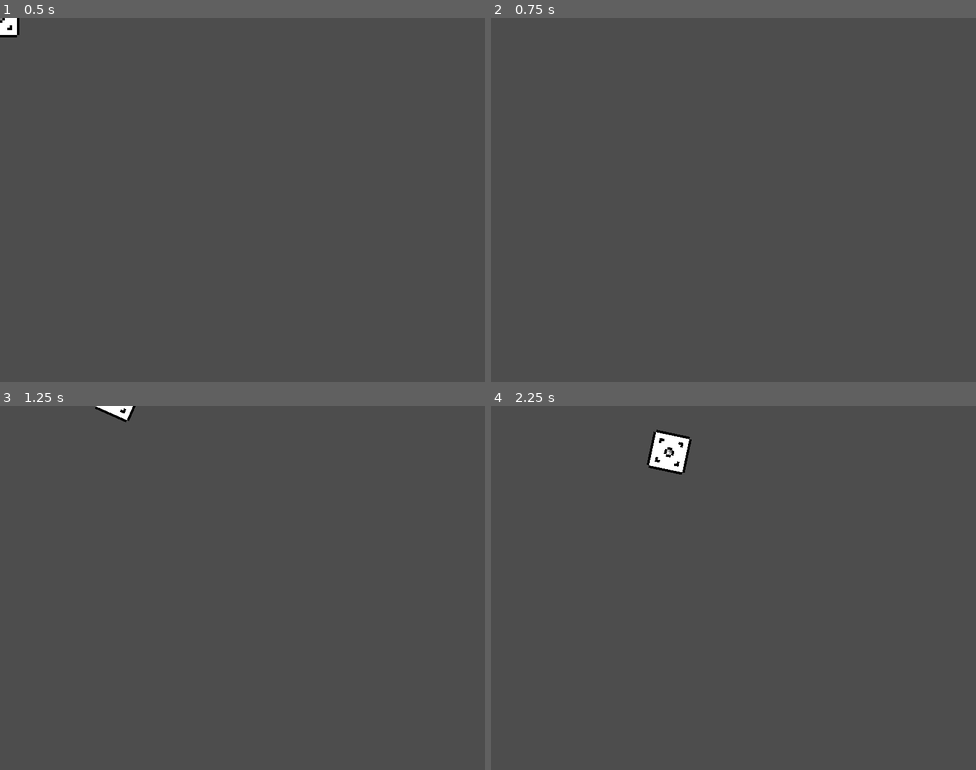
Above: before the commit, frames 1-4 (two rows, left to right).
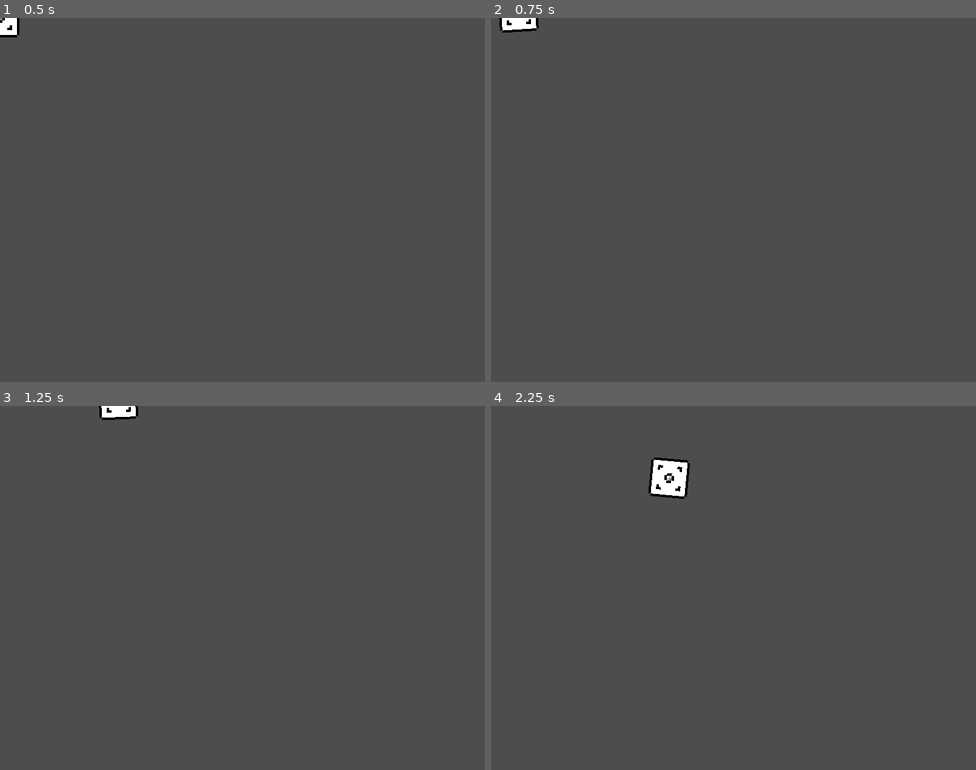
Above: after the commit, the same moments.

Repository: Disuppyr/Brackeys2025.2
Game: Godot game, scene res://nodes/entities/player.tscn
The game is run twice, just before and just after one commit, with the same random seed, the same clock (stepped at 60 frames per second) and the same inputs. This scene is started directly instead of the project's main scene.
Inputs:
- Up to frame 1 (0.5 s): no input
- Up to frame 2 (0.75 s): tap Enter at 0.5 s; hold D (move_right) from 0.53 s (still down); hold E (interact) from 0.53 s (still down)
- Up to frame 3 (1.25 s): keep holding D (move_right); keep holding E (interact)
- Up to frame 4 (2.25 s): release D (move_right) at 1.28 s; release E (interact) at 1.28 s; hold S (move_down) 1.28-2.03 s; tap E (interact) at 1.35 s; hold D (move_right) from 2.03 s (still down); hold E (interact) from 2.03 s (still down)

Frame 1 is identical in both runs. In frame 2, 0.3% of the frame differs, in the area x 1-10%, y 0-5%; in frame 3, 0.2%; in frame 4, 1.3%, in the area x 32-42%, y 6-26%.

Commit message:
defaults change
+modified the default values of the character movement

Diff:
--- a/scenes/test_scene.tscn
+++ b/scenes/test_scene.tscn
@@ -19,7 +19,3 @@
 position = Vector2(148, 182)
 
 [node name="CharacterBody2D" parent="." instance=ExtResource("3_7ddre")]
-hop_force = 150.0
-hop_gravity = 1000.0
-hop_cooldown = 0.1
-hop_rotation_speed = 30.0
--- a/scripts/player_controller.gd
+++ b/scripts/player_controller.gd
@@ -15,10 +15,10 @@
 ## Spawn position for the player.
 @export var spawn_position : Vector2 = Vector2.ZERO;
 ## Hop physics settings
-@export var hop_force : float = 300.0;  # Initial upward force for hop
-@export var hop_gravity : float = 800.0;  # Gravity strength for hop
-@export var hop_cooldown : float = 0.3;  # Time between hops
-@export var hop_rotation_speed : float = 360.0;  # Rotation speed during hop (degrees per second)
+@export var hop_force : float = 150.0;  # Initial upward force for hop
+@export var hop_gravity : float = 1000.0;  # Gravity strength for hop
+@export var hop_cooldown : float = 0.1;  # Time between hops
+@export var hop_rotation_speed : float = 20.0;  # Rotation speed during hop (degrees per second)
 
 @onready var sprite : Sprite2D = $Sprite2D;  # Reference to the sprite node
 
